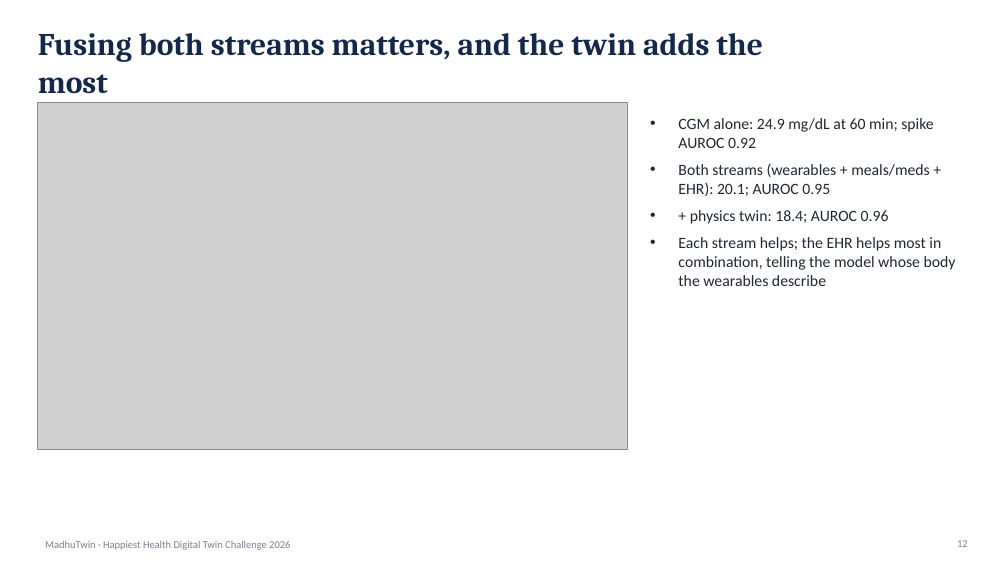
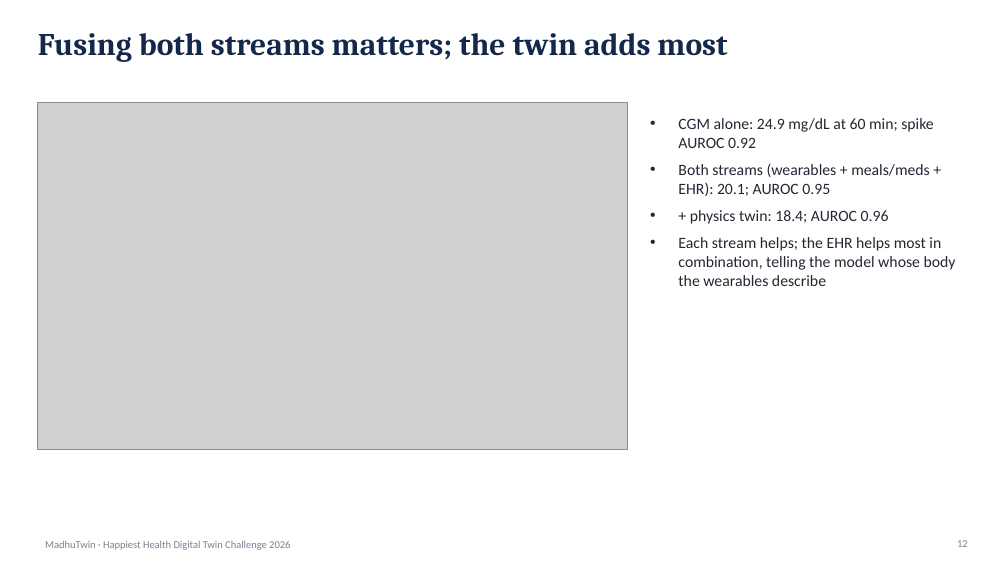
Before and after one commit to ShubAce/MadhuTwin, a slide deck: slide 12 of docs/presentation.pptx. Drawn at 1008x567 pixels with LibreOffice and Linux fonts; fonts in the diff are those of the drawing; grey boxes stand for pictures. Boxes give left, top, right and bottom in pixels: in the first picture for what was removed or moved away, otherwise in the second. Text is boxed around its words. In the diff, an @@ line names an element or a change of style, - is before the commit and + after.

```diff
--- a/docs/presentation.pptx
+++ b/docs/presentation.pptx
@@ text at (x1=38, y1=33, x2=727, y2=62): text changed @@
-Fusing both streams matters, and the twin adds the most
+Fusing both streams matters; the twin adds most
```
Also in this commit, not shown: 9 other slides changed, 8 other files.
